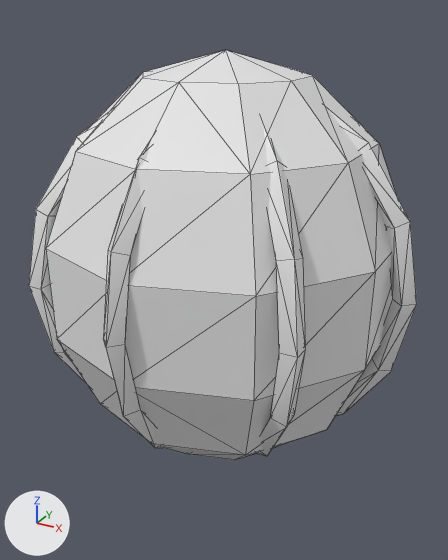
The FBX model Content/TheFinalTake/Meshes/Studio/Stations/SM_Station_EmergencyDome.fbx as it was, and as the next commit left it.
The view is the same before and after, from a 50 mm camera at (0.22, -0.402, 0.187) aimed at (0.003, -0.007, -0.01). Every picture has the same lights, and +X, +Y and +Z are marked at lower left. The first picture is the older version. Mesh edges are drawn as thin lines. Where no turn or scale is listed for an object, it has been applied to the vertices.

Script lines for the objects in view, before the commit:
```python
me_sm_station_emergencydome_001 = bpy.data.meshes.new('SM_Station_EmergencyDome.001')
me_sm_station_emergencydome_001.from_pydata(...)  # 318 vertices, 632 faces; spans x -0.15..0.15, y -0.15..0.15, z -0.16..0.16
me_sm_station_emergencydome_001.materials.append(mat_m_ft_vertex)  # white #e7e7e7
ob_sm_station_emergencydome = bpy.data.objects.new('SM_Station_EmergencyDome', me_sm_station_emergencydome_001)
ob_sm_station_emergencydome.location = (0.0, 0.0, 0.0)
```
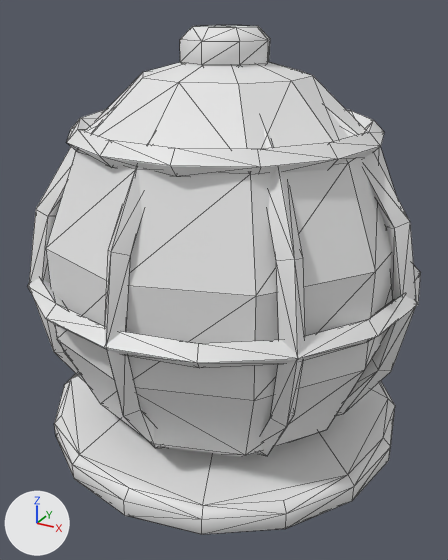
Edits to the bpy script that builds the scene:
```text
Change me_sm_station_emergencydome_001:
    used by ob_sm_station_emergencydome; location = (0.0, 0.0, 0.0)
    remove me_sm_station_emergencydome_001.from_pydata(...)  # 318 vertices, 632 faces; spans x -0.15..0.15, y -0.15..0.15, z -0.16..0.16
    add me_sm_station_emergencydome_001.from_pydata(...)  # 534 vertices, 1056 faces; spans x -0.151..0.151, y -0.151..0.151, z -0.16..0.175
    me_sm_station_emergencydome_001 part 1: the loose piece of 64 vertices spanning x -0.008..0.008, y -0.15..0.15, z -0.15..0.15 is copied, and the copy is turned 90 degrees about the y axis through its middle and scaled by 1.01; it spans x -0.151..0.151, y -0.151..0.151, z -0.008..0.008
    me_sm_station_emergencydome_001 part 2: a new loose piece of 64 vertices spanning x -0.145..0.145, y -0.145..0.145, z -0.143..-0.117, in mat_m_ft_vertex (white #e7e7e7)
    me_sm_station_emergencydome_001 part 3: a new loose piece of 56 vertices spanning x -0.114..0.114, y -0.112..0.112, z 0.097..0.113, in mat_m_ft_vertex (white #e7e7e7)
    me_sm_station_emergencydome_001 part 4: a new loose piece of 32 vertices spanning x -0.032..0.032, y -0.032..0.032, z 0.145..0.175, in mat_m_ft_vertex (white #e7e7e7)
```

Where the change shows, as pixel boxes [x1, y1, x2, y2] in the pictures (448 x 560 px):
'SM_Station_EmergencyDome', reshaped (24% taller): before [29, 50, 417, 460]; after [28, 25, 421, 534]
part 1 of me_sm_station_emergencydome_001, added: after [28, 266, 421, 368]
part 2 of me_sm_station_emergencydome_001, added: after [54, 374, 395, 534]
part 3 of me_sm_station_emergencydome_001, added: after [67, 109, 384, 177]
part 4 of me_sm_station_emergencydome_001, added: after [180, 25, 270, 67]
